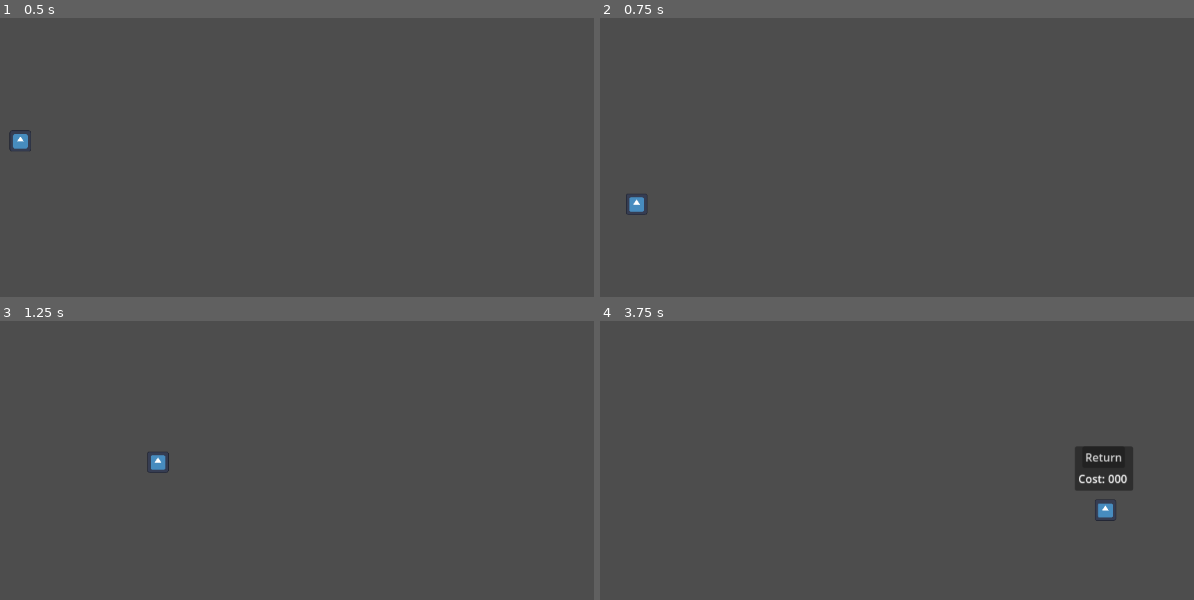
Above: before the commit, frames 1-4 (two rows, left to right).
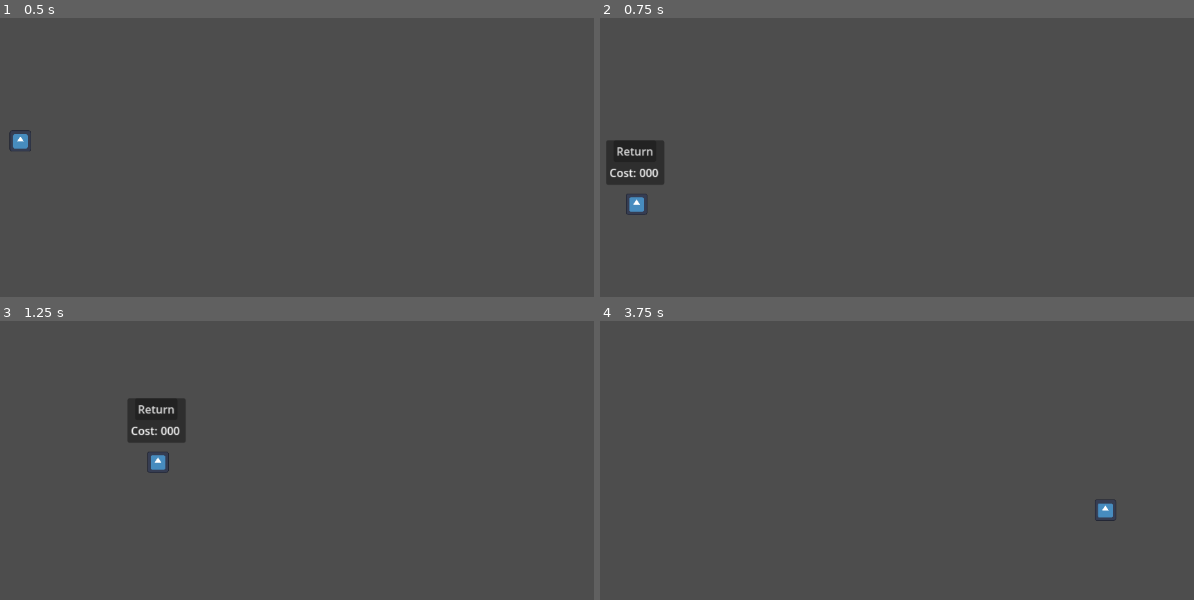
Above: after the commit, the same moments.

Repository: lplinna/Upcharge
Game: Godot game, scene res://Scenes/main_scene.tscn
Same seed, same stepped clock (60 frames per second), same inputs: the game is played once before the commit and once after it. The engine's default icon, where the game draws it, is replaced by a stand-in: a white triangle on a blue panel in a dark square.
Inputs:
- Up to frame 1 (0.5 s): no input
- Up to frame 2 (0.75 s): hold D (move_right) from 0.53 s (still down); tap W (move_up) at 0.6 s
- Up to frame 3 (1.25 s): keep holding D (move_right); tap W (move_up) at 0.77, 1.07 s
- Up to frame 4 (3.75 s): tap W (move_up) at 1.35, 1.52, 1.82, 2.1, 2.85, 3.02, 3.32, 3.6 s; release D (move_right) at 2.03 s; hold A (move_left) 2.03-2.78 s; hold D (move_right) from 2.78 s (still down)

Frame 1 is identical in both runs. In frame 2, 1.4% of the frame differs, in the area x 1-11%, y 43-60%; in frame 3, 1.4%; in frame 4, 1.4%.

Commit message:
fix pop up spawn logic

Diff:
--- a/Scripts/Player.gd
+++ b/Scripts/Player.gd
@@ -5,34 +5,40 @@
 @export var jump_speed = 2000/8
 @export var floor_y: int = 500
 @export var buffer_space: int = 10
+@export var fall_threshold: float = 100
 
 var time_jump_pressed: float = 0
-var height_before_jump: float = 99999999
-var floor_height: float = 0
 var old_velx: float = 0
+
+var up_y: float = 0
+var down_y: float = 0
 
 @onready var PopUp = $PopUp
 
 func _physics_process(delta):
 	velocity.y += gravity_intensity * delta
 
+	if (velocity.y < 0):
+		down_y = global_position.y
+	else:
+		up_y = global_position.y
+
+	var fall_distance = up_y - down_y
+
 	if is_on_floor():
-		floor_height = position.y - buffer_space
+		if !PopUp.visible and fall_distance > fall_threshold :
+			PopUp.visible = true
+			var timer = PopUp.get_node("Timer") as Timer
+			timer.start()
+			down_y = up_y
 
 		if Input.is_action_just_released("move_up"):
-			height_before_jump = position.y
 			var jump_time_elapsed = Time.get_ticks_msec() - time_jump_pressed
 			var jump_factor = clamp(jump_time_elapsed/250,1,2)
 			print(jump_factor)
 			velocity.y = -jump_speed * jump_factor
 		elif Input.is_action_just_pressed("move_up"):
 			time_jump_pressed = Time.get_ticks_msec()
-		elif !PopUp.visible and height_before_jump < floor_height: # higher y values are farther down
-			height_before_jump = 0
-			PopUp.visible = true
-			var timer = PopUp.get_node("Timer") as Timer
-			timer.start()
-
 
 		var move_dir = Input.get_axis("move_left","move_right")
 		velocity.x = move_dir * move_speed
